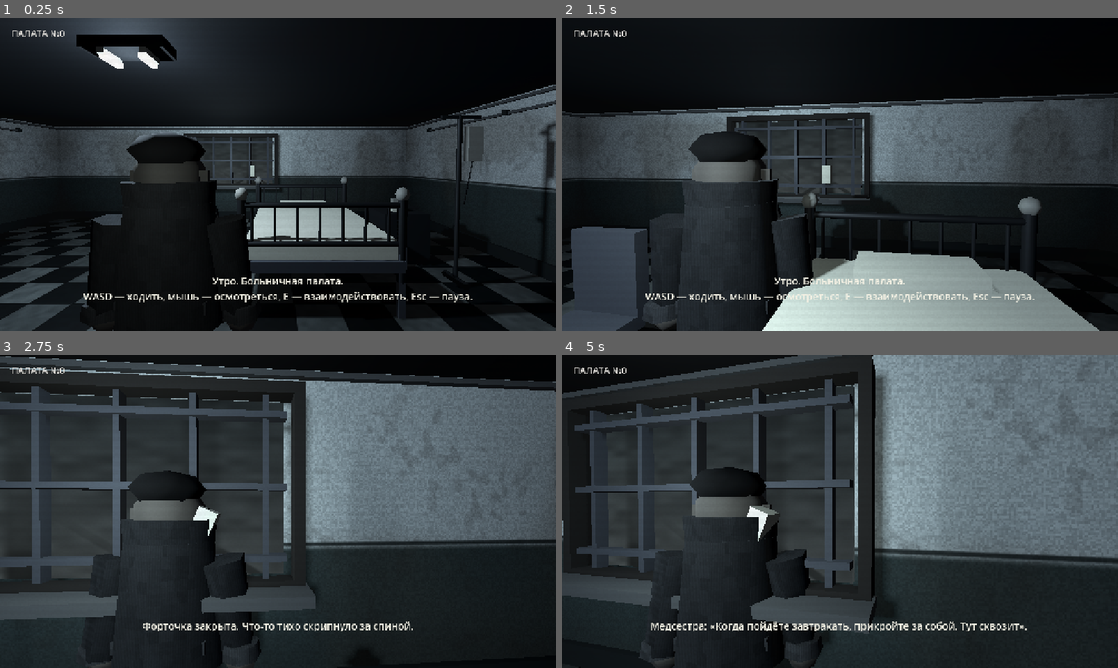
Above: before the commit, frames 1-4 (two rows, left to right).
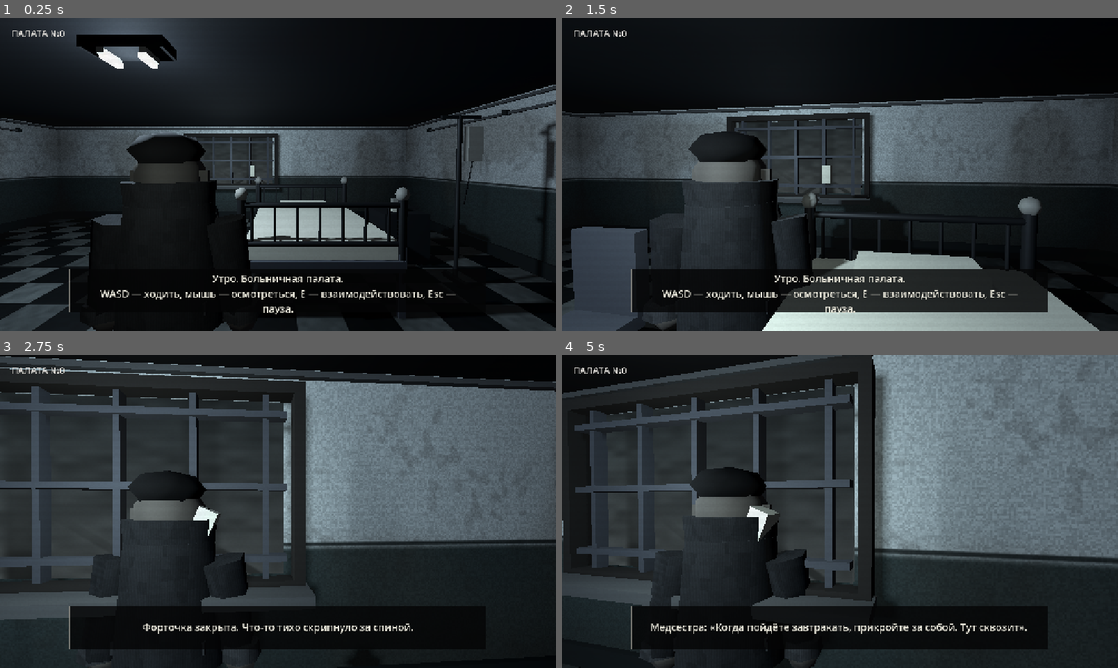
Above: after the commit, the same moments.

Repository: smaks190-crypto/Durotale
Game: Godot game, scene res://scenes/main.tscn
The game is run twice, just before and just after one commit, with the same random seed, the same clock (stepped at 60 frames per second) and the same inputs.
Inputs (mouse positions are in pixels of both pictures, inside the frame that each line leads up to):
- Up to frame 1 (0.25 s): no input
- Up to frame 2 (1.5 s): tap Enter at 0.5 s; move the mouse to (867, 174) at 0.52 s; hold E (interact) 0.53-1.28 s; hold W (move_forward) from 0.53 s (still down); move the mouse to (812, 174) at 1.27 s; tap E (interact) at 1.35 s
- Up to frame 3 (2.75 s): keep holding W (move_forward); move the mouse to (289, 505) at 2.02 s; hold E (interact) from 2.03 s (still down)
- Up to frame 4 (5 s): keep holding W (move_forward); move the mouse to (834, 517) at 2.77 s; release E (interact) at 2.78 s; tap E (interact) at 2.85, 4.35 s; move the mouse to (878, 514) at 3.52 s; hold E (interact) 3.53-4.28 s; move the mouse to (795, 508) at 4.27 s

The runs differ from the first frame. In frame 1, 1.8% of the frame differs, in the area x 12-88%, y 80-95%; in frame 2, 8.7%; in frame 3, 4.3%; in frame 4, 6.0%.

Commit message:
feat(ui): restrained bordered PS1-era subtitle panel for hospital dialogue

Diff:
--- a/godot/scripts/hud.gd
+++ b/godot/scripts/hud.gd
@@ -10,6 +10,7 @@
 var root: Control
 var hint: Label
 var subtitle: Label
+var subtitle_back: Panel
 var inventory: Label
 var touch_controls: Control
 var options_panel: PanelContainer
@@ -77,12 +78,26 @@
     hint.anchor_bottom = 0.76
     root.add_child(hint)
 
-    subtitle = text_label("",23,Color(0.95,0.94,0.89))
-    subtitle.anchor_left = 0.12
-    subtitle.anchor_right = 0.88
-    subtitle.anchor_top = 0.79
-    subtitle.anchor_bottom = 0.94
+    # Restrained survival-horror dialogue frame, not floating bright UI.
+    subtitle_back = Panel.new()
+    subtitle_back.anchor_left = 0.125
+    subtitle_back.anchor_right = 0.875
+    subtitle_back.anchor_top = 0.80
+    subtitle_back.anchor_bottom = 0.94
+    subtitle_back.mouse_filter = Control.MOUSE_FILTER_IGNORE
+    var paper_frame := StyleBoxFlat.new()
+    paper_frame.bg_color = Color(0.017, 0.018, 0.02, 0.80)
+    paper_frame.border_color = Color(0.55, 0.54, 0.51, 0.8)
+    paper_frame.set_border_width_all(1)
+    subtitle_back.add_theme_stylebox_override("panel", paper_frame)
+    root.add_child(subtitle_back)
+    subtitle = text_label("",23,Color(0.91,0.90,0.85))
+    subtitle.anchor_left = 0.15
+    subtitle.anchor_right = 0.85
+    subtitle.anchor_top = 0.81
+    subtitle.anchor_bottom = 0.93
     root.add_child(subtitle)
+    subtitle_back.visible = false
 
     make_touch_controls()
     make_options()
@@ -93,6 +108,7 @@
 
 func set_subtitle(value: String) -> void:
     subtitle.text = value
+    subtitle_back.visible = not value.is_empty()
 
 func set_inventory(has_handle: bool, installed: bool) -> void:
     if installed:
@@ -208,6 +224,7 @@
     touch_controls.visible = false
     hint.visible = false
     subtitle.visible = false
+    subtitle_back.visible = false
     inventory.visible = false
     var label: Label = ending_panel.get_node("VBoxContainer/Text")
     if choice == "hold":
